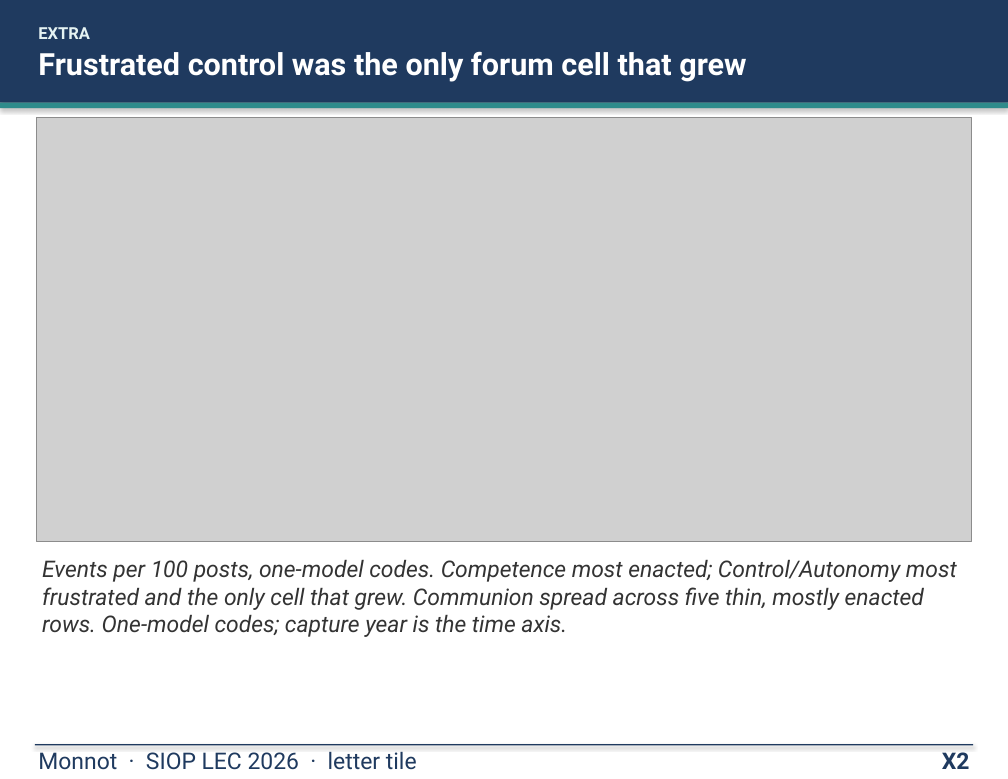
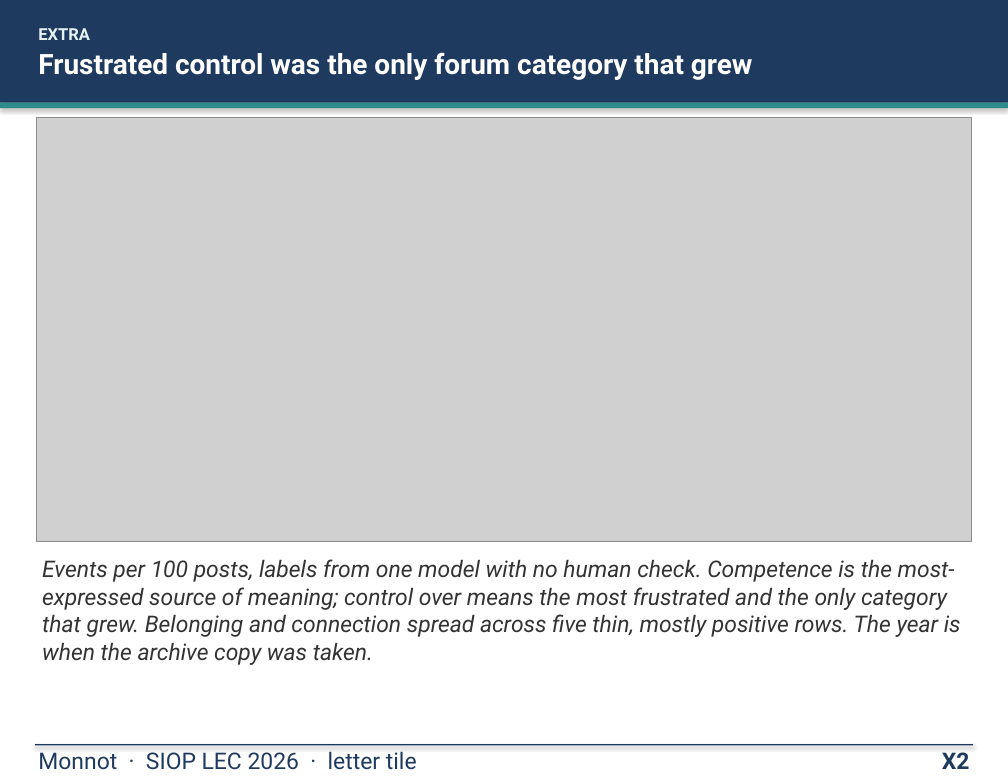
Before and after one commit to mjmonnot/mjmonnot.github.io, a slide deck: slide 18 of lec-2026/assets/Monnot_Poster_v5.pptx. Drawn at 1008x779 pixels with LibreOffice and Linux fonts; fonts in the diff are those of the drawing; grey boxes stand for pictures. Boxes give left, top, right and bottom in pixels: in the first picture for what was removed or moved away, otherwise in the second. Text is boxed around its words. In the diff, an @@ line names an element or a change of style, - is before the commit and + after.

```diff
--- a/lec-2026/assets/Monnot_Poster_v5.pptx
+++ b/lec-2026/assets/Monnot_Poster_v5.pptx
@@ text at (x1=38, y1=52, x2=753, y2=80): text changed; size 24 to 22 pt @@
-Frustrated control was the only forum cell that grew
+Frustrated control was the only forum category that grew
@@ text at (x1=42, y1=559, x2=961, y2=665): text changed @@
-Events per 100 posts, one-model codes. Competence most enacted; Control/Autonomy most frustrated and the only cell that grew. Communion spread across five thin, mostly enacted rows. One-model codes; capture year is the time axis.
+Events per 100 posts, labels from one model with no human check. Competence is the most-expressed source of meaning; control over means the most frustrated and the only category that grew. Belonging and connection spread across five thin, mostly positive rows. The year is when the archive copy was taken.
```
Also in this commit, not shown: 15 other slides changed, 17 other files.
